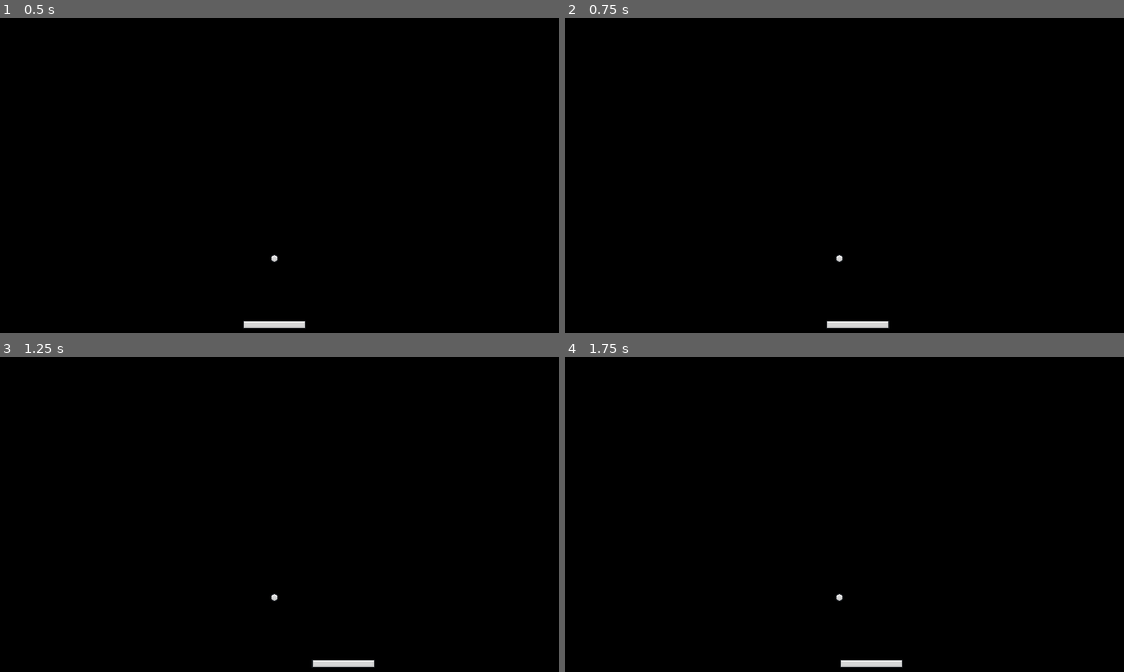
Above: before the commit, frames 1-4 (two rows, left to right).
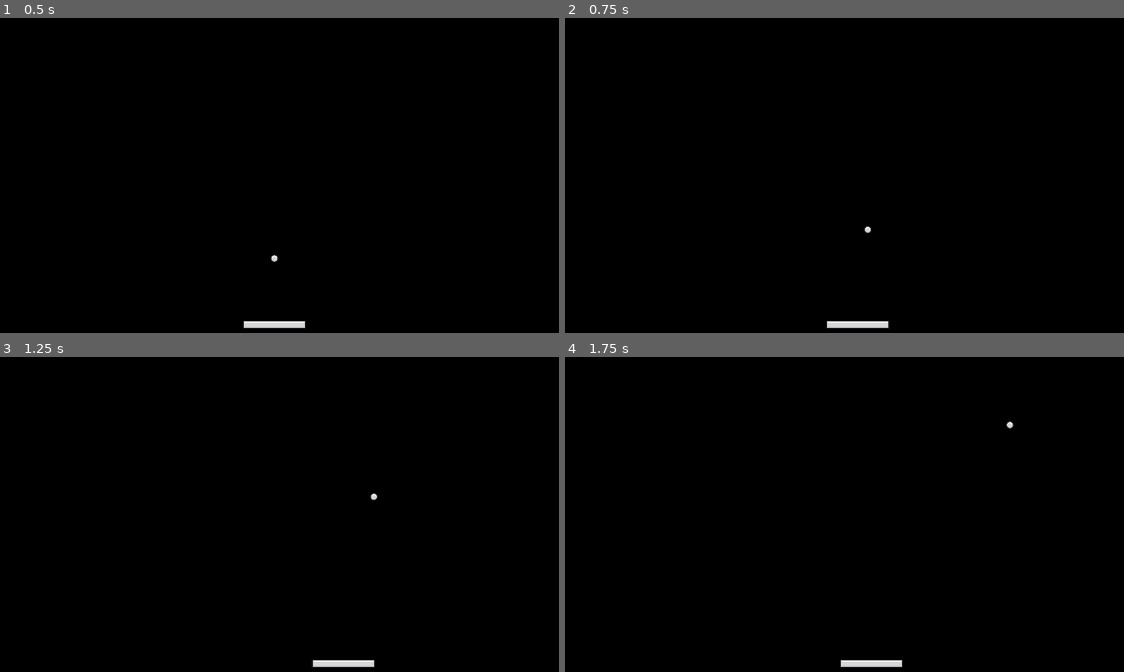
Above: after the commit, the same moments.

Repository: jadeng3/Brick-Breakers2
Game: Godot game, scene res://Scenes/main.tscn
Same seed, same stepped clock (60 frames per second), same inputs: the game is played once before the commit and once after it.
Inputs:
- Up to frame 1 (0.5 s): no input
- Up to frame 2 (0.75 s): tap Enter at 0.5 s; hold D (right) from 0.53 s (still down)
- Up to frame 3 (1.25 s): keep holding D (right)
- Up to frame 4 (1.75 s): release D (right) at 1.28 s; hold A (left) from 1.28 s (still down)

Frame 1 is identical in both runs. In frame 2, less than 0.1% of the frame differs, in the area x 48-55%, y 65-78%; in frame 3, less than 0.1%; in frame 4, less than 0.1%.
Error before the commit: Invalid call. Nonexistent function 'start_ball' in base 'Nil'. (res://Scripts/paddle.gd:42)

Commit message:
finish ball and walls progress #2

Diff:
--- a/Scenes/main.tscn
+++ b/Scenes/main.tscn
@@ -1,7 +1,8 @@
-[gd_scene load_steps=3 format=3 uid="uid://bv1syx6803v0"]
+[gd_scene load_steps=4 format=3 uid="uid://bv1syx6803v0"]
 
 [ext_resource type="PackedScene" uid="uid://mxmlik43w1cg" path="res://Scenes/paddle.tscn" id="1_bwjvb"]
 [ext_resource type="PackedScene" uid="uid://em5x60pt1ul7" path="res://ball.tscn" id="2_7166u"]
+[ext_resource type="PackedScene" uid="uid://cl2p5hjlwvlno" path="res://wall.tscn" id="3_qqus4"]
 
 [node name="Main" type="Node"]
 
@@ -9,7 +10,25 @@
 
 [node name="Paddle" parent="." node_paths=PackedStringArray("camera") instance=ExtResource("1_bwjvb")]
 position = Vector2(2.08165e-12, 283)
+collision_layer = 2
 camera = NodePath("../Camera2D")
 
-[node name="ball" parent="." instance=ExtResource("2_7166u")]
+[node name="Ball" parent="." instance=ExtResource("2_7166u")]
 position = Vector2(2.08165e-12, 152)
+collision_mask = 14
+
+[node name="Walls" type="Node" parent="."]
+
+[node name="UpperWall" parent="Walls" instance=ExtResource("3_qqus4")]
+position = Vector2(2.08165e-12, -334)
+collision_layer = 4
+
+[node name="LeftWall" parent="Walls" instance=ExtResource("3_qqus4")]
+position = Vector2(-586, -54)
+rotation = 1.5708
+collision_layer = 4
+
+[node name="RightWall" parent="Walls" instance=ExtResource("3_qqus4")]
+position = Vector2(586, -54)
+rotation = 1.5708
+collision_layer = 4
--- a/Scripts/ball.gd
+++ b/Scripts/ball.gd
@@ -16,8 +16,12 @@
 func _ready():
 	start_position = position
 
-func _physics_proccess(delta):
+func _physics_process(delta):
 	var collision = move_and_collide(velocity * ball_speed * delta)
+	if (!collision):
+		return
+
+	velocity = velocity.bounce(collision.get_normal())
 
 func start_ball():
 	position = start_position
--- a/project.godot
+++ b/project.godot
@@ -34,6 +34,13 @@
 ]
 }
 
+[layer_names]
+
+2d_physics/layer_1="ball"
+2d_physics/layer_2="paddle"
+2d_physics/layer_3="walls"
+2d_physics/layer_4="brick"
+
 [rendering]
 
 environment/defaults/default_clear_color=Color(0, 0, 0, 1)
--- /dev/null
+++ b/wall.tscn
@@ -0,0 +1,10 @@
+[gd_scene load_steps=2 format=3 uid="uid://cl2p5hjlwvlno"]
+
+[sub_resource type="RectangleShape2D" id="RectangleShape2D_cu8wc"]
+size = Vector2(1164, 20)
+
+[node name="Wall" type="RigidBody2D"]
+freeze = true
+
+[node name="CollisionShape2D" type="CollisionShape2D" parent="."]
+shape = SubResource("RectangleShape2D_cu8wc")
